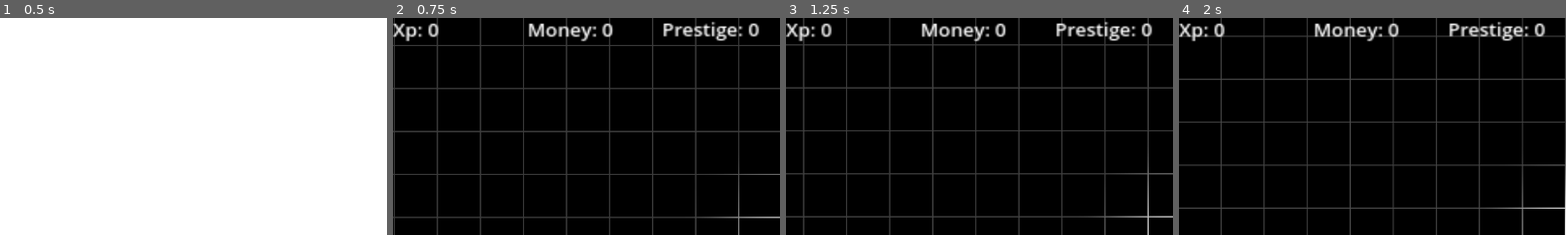
Above: before the commit, frames 1-4 (left to right).
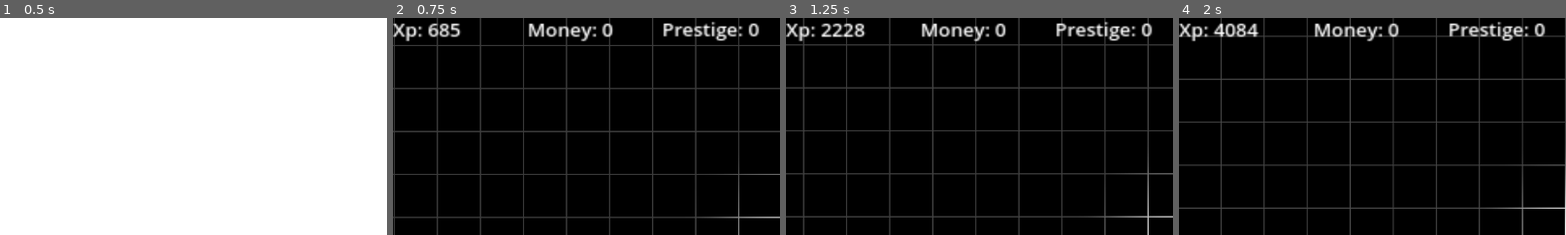
Above: after the commit, the same moments.

Repository: Lueegee1/Skr-t-Kast-Spil
Game: Godot game, scene res://main/root.tscn
Same seed, same stepped clock (60 frames per second), same inputs: the game is played once before the commit and once after it.
Inputs:
- Up to frame 1 (0.5 s): no input
- Up to frame 2 (0.75 s): tap Enter at 0.5 s
- Up to frame 3 (1.25 s): no input
- Up to frame 4 (2 s): no input
The pictures show only the part of the screen within x 0-50%, y 0-50%; the shares and areas given below are measured in that part.

Frame 1 is identical in both runs. In frame 2, 0.4% of the frame differs, in the area x 9-18%, y 2-9%; in frame 3, 0.5%; in frame 4, 0.6%, in the area x 8-21%, y 2-9%.

Commit message:
Fixed ground and added inventory

Diff:
--- a/main/Global.gd
+++ b/main/Global.gd
@@ -6,3 +6,4 @@
 
 var GameController
 var Ball
+var Inventory
--- a/main/Ground.gd
+++ b/main/Ground.gd
@@ -10,7 +10,7 @@
 	queue_redraw()
 
 func _draw() -> void:
-	for i in range(4):
+	for i in range(10+int(Global.Ball.position.x/increment)):
 		var value = float((1-0.1*i))
 		print(value)
 		draw_rect(Rect2(i*increment,0,increment,10000),Color(value*2,value,value))
--- a/main/GroundCollision.gd
+++ b/main/GroundCollision.gd
@@ -9,7 +9,7 @@
 
 #Updates width of ground collision with ball position
 func _process(delta: float) -> void:
-	Ground.shape.size = start_size + Vector2(Global.Ball.position.x,0)
-	#	print(Ground.shape.size)
+	Ground.shape.size = start_size + 5*Vector2(Global.Ball.position.x,0)
+	print(Ground.shape.size)
 	delta=delta
 	pass
--- /dev/null
+++ b/main/Inventory.gd
@@ -0,0 +1,18 @@
+extends Node
+
+
+# Called when the node enters the scene tree for the first time.
+func _ready() -> void:
+	Global.Inventory = self
+	pass # Replace with function body.
+
+
+# Called every frame. 'delta' is the elapsed time since the previous frame.
+func _process(delta: float) -> void:
+	if -Global.Ball.position.y > Global.exp:
+		Global.exp = int(-Global.Ball.position.y)
+	pass
+func _get_money(pos):
+	Global.money += pos
+func _remove_money(price):
+	Global.money -= price
--- a/main/main.tscn
+++ b/main/main.tscn
@@ -6,6 +6,7 @@
 [ext_resource type="Script" uid="uid://c1vagnp7y22hl" path="res://main/BallMechanics.gd" id="2_pjrb6"]
 [ext_resource type="Script" uid="uid://dxurlyfv61set" path="res://main/Ground.gd" id="3_xwkvk"]
 [ext_resource type="Script" uid="uid://ede05gusyuy4" path="res://main/GroundCollision.gd" id="4_c651c"]
+[ext_resource type="Script" path="res://main/Inventory.gd" id="7_4dugh"]
 
 [sub_resource type="PhysicsMaterial" id="PhysicsMaterial_xwkvk"]
 friction = 0.5
@@ -131,3 +132,6 @@
 [node name="Test collision shape" type="CollisionShape2D" parent="Test solid"]
 position = Vector2(1729, 57.75)
 shape = SubResource("RectangleShape2D_xwkvk")
+
+[node name="Node" type="Node" parent="."]
+script = ExtResource("7_4dugh")
Not shown, added: main/Inventory.gd.uid
Not shown: 1 places in main/main.tscn that only renumber resources
